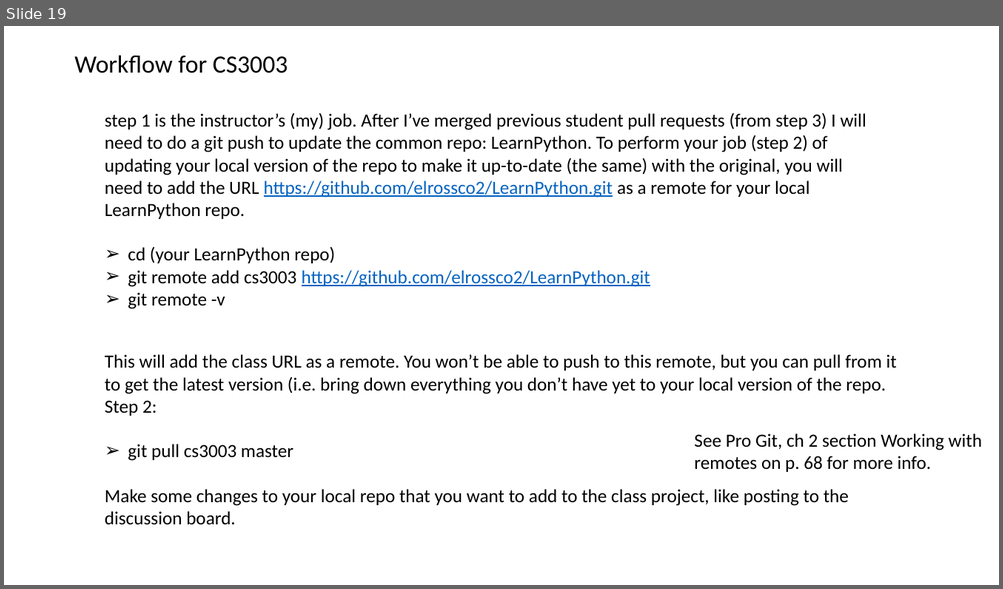
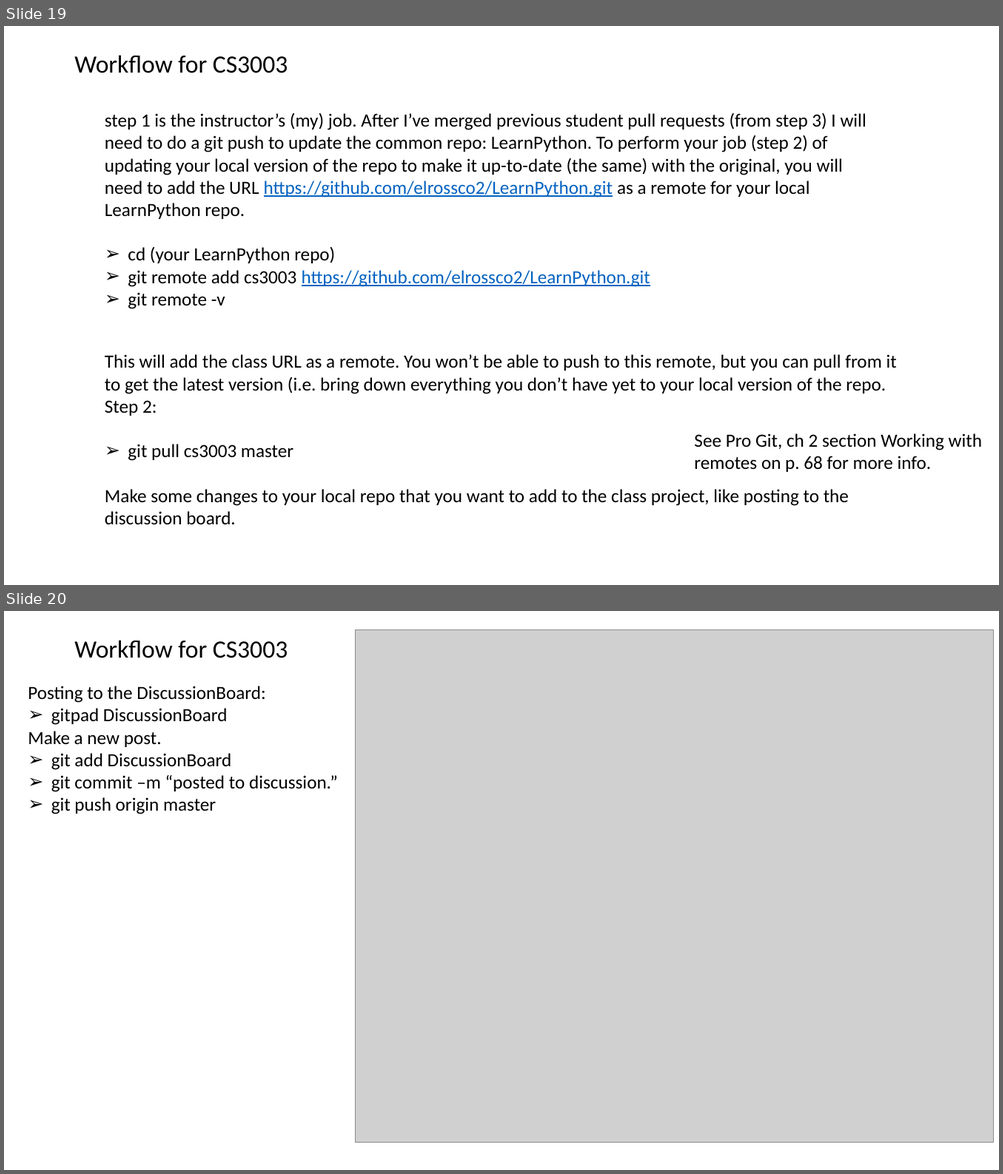
Before and after one commit to elrossco2/LearningPython, a slide deck: CH0/l1-GettingStarted.pptx. Shown one above the other, each under a label of ours: slide 19 before the commit, slides 19 and 20 after it. The pictures are 1003x589 and 1003x1174 pixels, drawn with LibreOffice and Linux fonts; fonts in the diff are those of the drawing; grey boxes stand for pictures. Boxes give left, top, right and bottom in pixels: in the first picture for what was removed or moved away, otherwise in the second. Text is boxed around its words. In the diff, an @@ line names an element or a change of style, - is before the commit and + after.

Commit message:
get ready to pull

```diff
--- a/CH0/l1-GettingStarted.pptx
+++ b/CH0/l1-GettingStarted.pptx
@@ slide 20 added at [4,611,999,1170], background #FFFFFF @@
@@ picture added at [356,629,993,1143] @@
@@ text added at [74,640,287,658], 24 pt, text #000000 @@
+Workflow for CS3003
@@ text added at [28,686,338,815], 18 pt, text #000000 @@
+Posting to the DiscussionBoard:
+➢ gitpad DiscussionBoard
+Make a new post.
+➢ git add DiscussionBoard
+➢ git commit –m “posted to discussion.”
+➢ git push origin master
```
